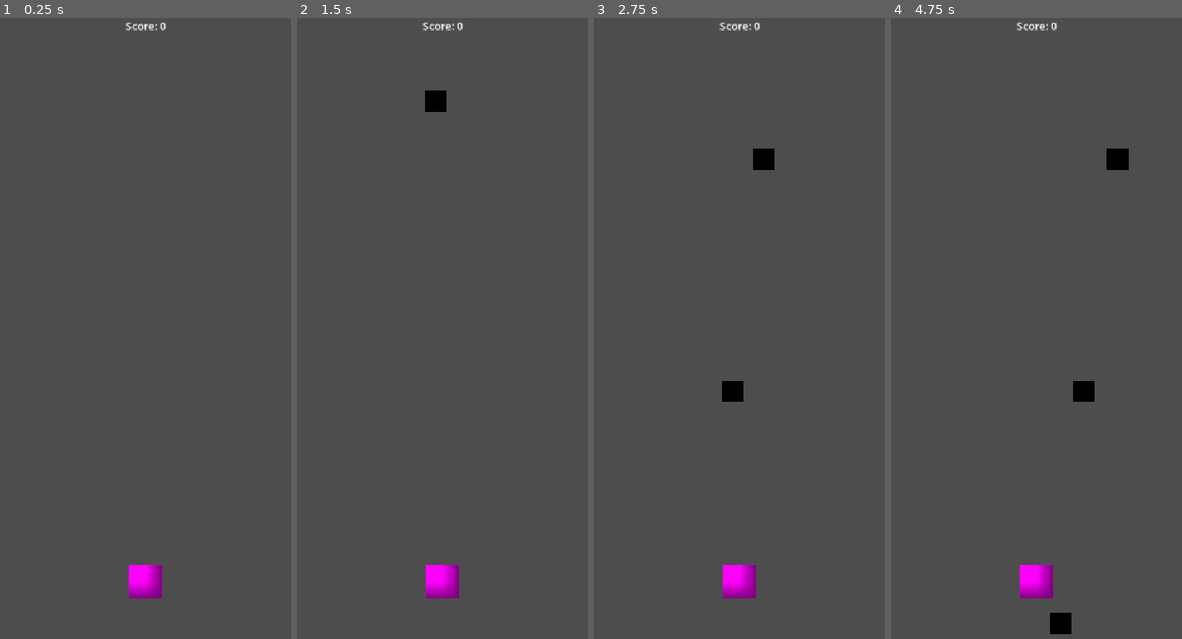
Above: before the commit, frames 1-4 (left to right).
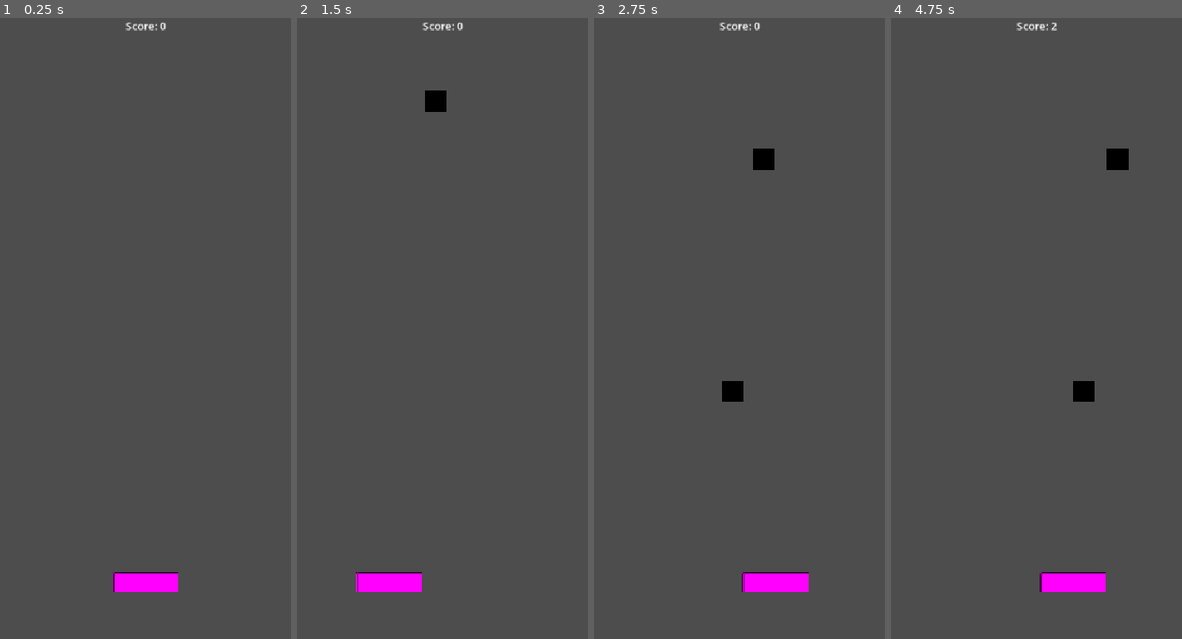
Above: after the commit, the same moments.

Repository: evanJensengit/FirstGame
Game: Godot game, scene res://Main.tscn
Same seed, same stepped clock (60 frames per second), same inputs: the game is played once before the commit and once after it.
Inputs (mouse positions are in pixels of both pictures, inside the frame that each line leads up to):
- Up to frame 1 (0.25 s): no input
- Up to frame 2 (1.5 s): tap Enter at 0.5 s; move the mouse to (521, 303) at 0.52 s; click (521, 303) at 0.67 s; tap Space at 1.25 s; drag from (369, 365) to (442, 583) at 1.27 s
- Up to frame 3 (2.75 s): move the mouse to (774, 198) at 2.02 s; click (774, 198) at 2.17 s
- Up to frame 4 (4.75 s): drag from (1019, 465) to (928, 241) at 2.77 s; move the mouse to (1144, 434) at 3.52 s; click (1144, 434) at 3.67 s; drag from (928, 241) to (1083, 278) at 4.27 s

The runs differ from the first frame. In frame 1, 0.9% of the frame differs, in the area x 38-62%, y 88-94%; in frame 2, 1.3%; in frame 3, 1.2%; in frame 4, 1.5%, in the area x 44-74%, y 0-100%.

Commit message:
whatever we did here fixed the player being controlled by the mouse

Diff:
--- a/Main.tscn
+++ b/Main.tscn
@@ -8,6 +8,7 @@
 script = ExtResource("1_r0du0")
 
 [node name="Player" parent="." unique_id=1155509160 instance=ExtResource("3_fos0i")]
+self_modulate = Color(0.76715714, 0.0004780346, 0.77245396, 1)
 
 [node name="Spawner" type="Node2D" parent="." unique_id=785099335]
 script = ExtResource("2_cm0pq")
--- a/Player.gd
+++ b/Player.gd
@@ -5,24 +5,24 @@
 
 @export var speed: float = 15.0
 var target_x: float = 270.0 # Center of screen default
-var screen_width: float = 740.0
+var screen_width: float = 540.0
 
-#func _ready() -> void:
-	# Center the player near the bottom of the screen
-	#position = Vector2(270, 850)
-	# Connect Godot's built-in collision signal to our own function
-	#area_entered.connect(_on_area_entered)
+func _ready() -> void:
+	#Center the player near the bottom of the screen
+	position = Vector2(270, 850)
+	 #Connect Godot's built-in collision signal to our own function
+	if not area_entered.is_connected(_on_area_entered):
+		area_entered.connect(_on_area_entered)
 
-#func _input(event: InputEvent) -> void:
-	## Handles both mouse clicks/drags and mobile touch events seamlessly
-	#if event is InputEventMouseButton or event is InputEventMouseMotion:
-		#target_x = event.position.x
+func _input(event: InputEvent) -> void:
+	# Handles both mouse clicks/drags and mobile touch events seamlessly
+	if event is InputEventMouseButton or event is InputEventMouseMotion:
+		target_x = event.position.x
 #
 func _physics_process(delta: float) -> void:
 	# Smoothly interpolate (lerp) toward target input for juicy movement
-	global_position = Vector2(270.0, 850.0)
-	#position.x = min(max(40, lerp(position.x, target_x, speed * delta)), screen_width - 40)
-
+	position.x = lerp(global_position.x, target_x, speed * delta)
+	position.x = clamp(global_position.x, 50.0, screen_width - 50.0)
 func _on_area_entered(area: Area2D) -> void:
 	# Type assertion / Guard clause
 	if area is FallingItem:
--- a/Player.tscn
+++ b/Player.tscn
@@ -3,6 +3,7 @@
 [ext_resource type="Script" uid="uid://cjvqm1qwpcrio" path="res://Player.gd" id="1_xhfnw"]
 
 [sub_resource type="PlaceholderTexture2D" id="PlaceholderTexture2D_xhfnw"]
+size = Vector2(100, 30)
 
 [sub_resource type="RectangleShape2D" id="RectangleShape2D_xhfnw"]
 size = Vector2(100, 30)
@@ -13,8 +14,8 @@
 metadata/_edit_group_ = true
 
 [node name="Sprite2D" type="Sprite2D" parent="." unique_id=391987033]
+modulate = Color(1, 0.21176471, 1, 1)
 z_index = 5
-scale = Vector2(50, 50)
 texture = SubResource("PlaceholderTexture2D_xhfnw")
 
 [node name="CollisionShape2D" type="CollisionShape2D" parent="." unique_id=1378334194]
